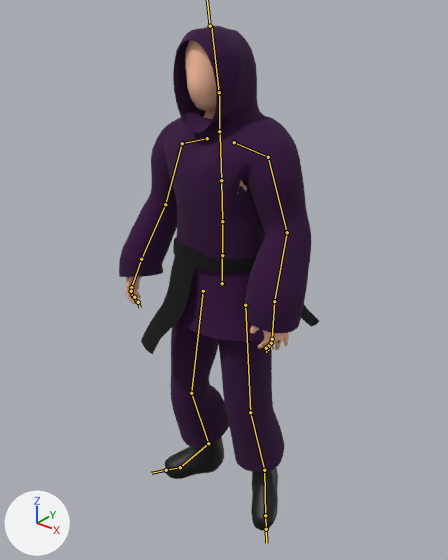
Before and after pictures for a commit that changed the FBX model Assets/Project Files/Nubby/Models/Animations/Wizard@Breathing Idle.fbx.
Before and after are seen from a 50 mm camera at (1.104, -1.473, 1.872) aimed at (-0.059, -0.019, 0.971). Arrows for +X, +Y and +Z are at lower left; the lights stay in place. Both versions are drawn at frame 222 of the action 'mixamo.com'; the numbers are the values there. The bones that bend it are drawn over the model as lines.

Names of what the first picture shows: 'Boots.001', 'HoodedCloak.001', 'Human_Retopo.001', 'Pants.001', 'Sash.001'.
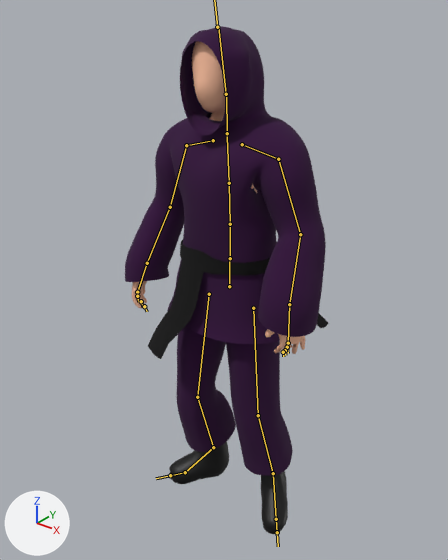
Where the change shows, as pixel boxes (x1, y1, x2, y2) in the pictures (448 x 560 px):
'HoodedCloak.001', posed
    before: (119, 26, 311, 341)
    after: (125, 26, 326, 344)
'Pants.001', posed
    before: (171, 322, 284, 472)
    after: (177, 327, 293, 476)
'Sash.001', posed
    before: (141, 238, 319, 354)
    after: (148, 240, 328, 359)
'Boots.001', posed
    before: (165, 437, 278, 531)
    after: (169, 442, 288, 534)
'Human_Retopo.001', posed (6% wider)
    before: (125, 40, 289, 350)
    after: (132, 41, 306, 354)
bone 'mixamorig:Hips', root to tip
    before: (222, 283) to (222, 254)
    after: (229, 286) to (229, 257)
bone 'mixamorig:LeftShoulder', root to tip
    before: (234, 142) to (268, 157)
    after: (242, 144) to (278, 159)
bone 'mixamorig:LeftArm', root to tip
    before: (268, 157) to (287, 232)
    after: (278, 159) to (300, 234)
bone 'mixamorig:LeftLeg', root to tip
    before: (250, 412) to (264, 470)
    after: (258, 415) to (273, 473)

The change, as a list of edits to the scene's bpy script:
```text
Change bone_mixamorig_hips:
    where bone_mixamorig_hips = bpy.data.objects['Armature'].pose.bones['mixamorig:Hips']
    bone_mixamorig_hips.location: (-7.0, -0.9, -1.5) -> (-3.7, -1.0, -1.3)
    bone_mixamorig_hips.rotation_quaternion: (1.0, -0.013, -0.004, 0.009) -> (1.0, -0.014, 0.014, 0.009)  # degrees (-1, 0, 1) -> degrees (-2, 2, 1)
Change bone_mixamorig_leftshoulder:
    where bone_mixamorig_leftshoulder = bpy.data.objects['Armature'].pose.bones['mixamorig:LeftShoulder']  # child of 'mixamorig:Spine2'
    bone_mixamorig_leftshoulder.rotation_quaternion: (0.995, -0.09, -0.022, -0.043) -> (0.994, -0.086, -0.026, -0.056)  # degrees (-10, -3, -5) -> degrees (-10, -4, -6)
Change bone_mixamorig_leftarm:
    where bone_mixamorig_leftarm = bpy.data.objects['Armature'].pose.bones['mixamorig:LeftArm']  # child of 'mixamorig:LeftShoulder'
    bone_mixamorig_leftarm.rotation_quaternion: (0.86, 0.484, 0.134, 0.089) -> (0.866, 0.448, 0.165, 0.131)  # degrees (60, 8, 17) -> degrees (57, 10, 23)
Change bone_mixamorig_leftleg:
    where bone_mixamorig_leftleg = bpy.data.objects['Armature'].pose.bones['mixamorig:LeftLeg']  # child of 'mixamorig:LeftUpLeg'
    bone_mixamorig_leftleg.rotation_quaternion: (0.985, -0.153, -0.075, 0.02) -> (0.984, -0.154, -0.077, 0.033)  # degrees (-18, -8, 4) -> degrees (-18, -8, 5)
```
